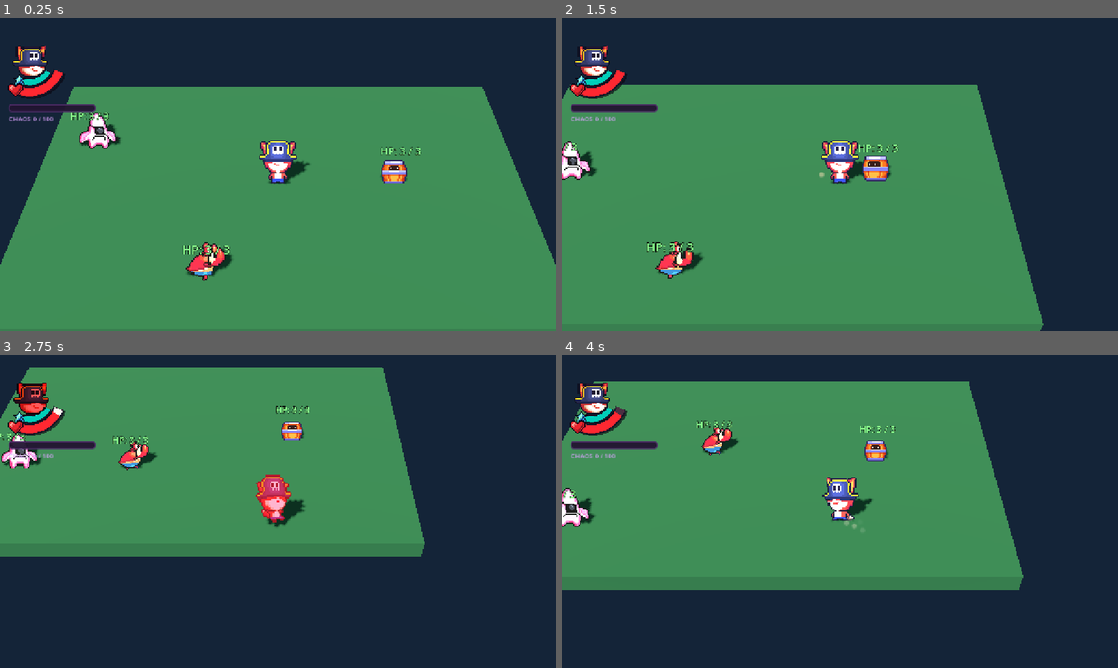
Above: before the commit, frames 1-4 (two rows, left to right).
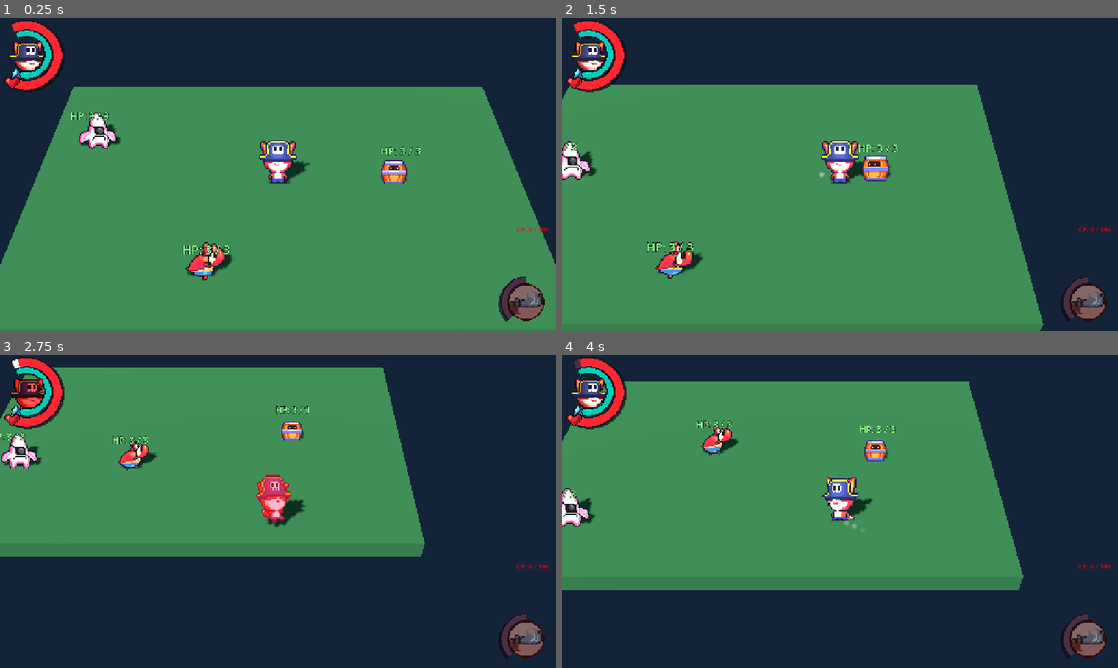
Above: after the commit, the same moments.

Repository: Naathan404/foxy-pirate-the-isle-of-secrets
Game: Godot game, scene res://test/enemy_player_test.tscn
Two runs of this game, one before a commit and one after it. Both use one fixed random seed, a clock stepped at 60 frames per second and the inputs below.
Inputs (mouse positions are in pixels of both pictures, inside the frame that each line leads up to):
- Up to frame 1 (0.25 s): no input
- Up to frame 2 (1.5 s): tap Enter at 0.5 s; move the mouse to (962, 158) at 0.52 s; hold D (right) 0.53-1.28 s; tap Q (charm_slot_q) at 0.6 s; right-click (962, 158) at 0.8 s; move the mouse to (728, 190) at 1.27 s; hold S (down) from 1.28 s (still down); right-click (728, 190) at 1.35 s
- Up to frame 3 (2.75 s): tap Q (charm_slot_q) at 1.55 s; move the mouse to (333, 442) at 2.02 s; release S (down) at 2.03 s; hold D (right) from 2.03 s (still down); tap E (charm_slot_e) at 2.1 s; right-click (333, 442) at 2.3 s
- Up to frame 4 (4 s): move the mouse to (812, 574) at 2.77 s; release D (right) at 2.78 s; hold W (up) 2.78-3.53 s; tap Q (charm_slot_q) at 2.85 s; move the mouse to (1006, 558) at 3.52 s; hold A (left) from 3.53 s (still down); tap Space (charm_slot_space) at 3.6 s; right-click (1006, 558) at 3.8 s

The runs differ from the first frame. In frame 1, 2.9% of the frame differs, in the area x 0-99%, y 1-98%; in frame 2, 3.0%; in frame 3, 3.1%; in frame 4, 3.0%.

Commit message:
feat(ui): chaos bar

Diff:
--- a/data/foxy/foxy_data.tres
+++ b/data/foxy/foxy_data.tres
@@ -4,8 +4,9 @@
 
 [resource]
 script = ExtResource("1_cu3kv")
-max_sp = 350.0
-chaos_per_hit = 100.0
+max_hp = 20
+max_sp = 1000.0
+chaos_per_hit = 34.0
 move_speed = 8.0
 acceleration = 25.0
 deceleration = 25.0
--- a/data/weapon/weapon_dagger.tres
+++ b/data/weapon/weapon_dagger.tres
@@ -14,7 +14,6 @@
 [sub_resource type="Resource" id="Resource_throw"]
 script = ExtResource("1_nasaw")
 attack_scene = ExtResource("4_throw")
-damage_hp = 3
 windup_seconds = 0.15
 active_seconds = 0.05
 recovery_seconds = 0.2
--- a/gameplay/player/hud/player_hud.gd
+++ b/gameplay/player/hud/player_hud.gd
@@ -13,6 +13,11 @@
 # thông số tối đa
 @export_range(1.0, 1000.0) var health_at_full_arc: float = 20.0
 @export_range(1.0, 10000.0) var stamina_at_full_arc: float = 1000.0
+
+@export_group("Chaos Arc Layout")
+@export_range(0.0, 360.0) var chaos_initial_angle: float = 225.0
+@export_range(1.0, 360.0) var chaos_maximum_arc: float = 135.0
+@export_range(1.0, 10000.0) var chaos_at_full_arc: float = 100.0
 
 @export_group("Tooltip")
 ## Thời gian dừng chuột trên cung trước khi hiện current/max.
@@ -39,19 +44,23 @@
 var _pointer_inside: bool = false
 
 # Nền, fill, bóng
-@onready var health_capacity: ArcTooltipBar = $HealthCapacity
-@onready var health_fill: TextureProgressBar = $HealthFill
-@onready var health_shadow: TextureProgressBar = $HealthShadow
-@onready var stamina_capacity: ArcTooltipBar = $StaminaCapacity
-@onready var stamina_fill: TextureProgressBar = $StaminaFill
-@onready var stamina_shadow: TextureProgressBar = $StaminaShadow
+@onready var health_capacity: ArcTooltipBar = $Control/HealthCapacity
+@onready var health_fill: TextureProgressBar = $Control/HealthFill
+@onready var health_shadow: TextureProgressBar = $Control/HealthShadow
+@onready var stamina_capacity: ArcTooltipBar = $Control/StaminaCapacity
+@onready var stamina_fill: TextureProgressBar = $Control/StaminaFill
+@onready var stamina_shadow: TextureProgressBar = $Control/StaminaShadow
 @onready var health_fill_effect: BarFillEffect = $HealthFillEffect
 @onready var stamina_fill_effect: BarFillEffect = $StaminaFillEffect
-@onready var portrait: TextureRect = $Portrait
+@onready var portrait: TextureRect = $Control/Portrait
 @onready var stat_tooltip: PanelContainer = $StatTooltip
 @onready var tooltip_label: Label = $StatTooltip/Value
-@onready var chaos_fill: ProgressBar = $ChaosFill
-@onready var chaos_label: Label = $ChaosLabel
+@onready var chaos_capacity: ArcTooltipBar = $ChaosControl/ChaosCapacity
+@onready var chaos_fill: TextureProgressBar = $ChaosControl/ChaosFill
+@onready var chaos_shadow: TextureProgressBar = $ChaosControl/ChaosShadow
+@onready var chaos_fill_effect: BarFillEffect = $ChaosFillEffect
+@onready var chaos_label: Label = $ChaosControl/ChaosLabel
+@onready var weapon_icon: TextureRect = $ChaosControl/WeaponIcon
 
 
 func _ready() -> void:
@@ -67,17 +76,18 @@
 		health.died.connect(_on_died)
 	if is_instance_valid(stamina):
 		stamina.stamina_changed.connect(_on_stamina_changed)
-
-	_sync_stats.call_deferred()
-
 	if is_instance_valid(chaos):
 		chaos.chaos_changed.connect(_on_chaos_changed)
+
+	_sync_stats.call_deferred()
 
 
 # sync trạng thái
 func _sync_stats() -> void:
 	if is_instance_valid(chaos):
 		_on_chaos_changed(chaos.current, chaos.maximum)
+	else:
+		_on_chaos_changed(chaos_fill.value, chaos_fill.max_value)
 	if is_instance_valid(health):
 		_on_hp_changed(health.get_current_hp(), health.get_max_hp())
 	else:
@@ -116,7 +126,7 @@
 func _update_tooltip(delta: float) -> void:
 	var hovered: ArcTooltipBar = null
 	if is_visible() and _pointer_inside:
-		for bar: ArcTooltipBar in [stamina_capacity, health_capacity]:
+		for bar: ArcTooltipBar in [chaos_capacity, stamina_capacity, health_capacity]:
 			var local_point := (
 				bar.get_global_transform_with_canvas().affine_inverse() * _mouse_position
 			)
@@ -151,7 +161,15 @@
 
 
 func _on_hp_changed(current: int, maximum: int) -> void:
-	_update_arc(health_capacity, health_fill, health_shadow, maximum, health_at_full_arc)
+	_update_arc(
+		health_capacity,
+		health_fill,
+		health_shadow,
+		maximum,
+		health_at_full_arc,
+		initial_angle,
+		maximum_arc
+	)
 	health_fill_effect.set_target(current)
 	_health_ratio = clampf(float(current) / maxf(maximum, 1.0), 0.0, 1.0)
 	health_capacity.set_stat_tooltip("HP: %d / %d" % [current, maximum])
@@ -160,34 +178,53 @@
 
 
 func _on_stamina_changed(current: float, maximum: float) -> void:
-	_update_arc(stamina_capacity, stamina_fill, stamina_shadow, maximum, stamina_at_full_arc)
+	_update_arc(
+		stamina_capacity,
+		stamina_fill,
+		stamina_shadow,
+		maximum,
+		stamina_at_full_arc,
+		initial_angle,
+		maximum_arc
+	)
 	stamina_fill_effect.set_target(current)
 	stamina_capacity.set_stat_tooltip("SP: %d / %d" % [floori(current), floori(maximum)])
 
 
 func _on_chaos_changed(current: float, maximum: float) -> void:
-	chaos_fill.max_value = maxf(1.0, maximum)
-	chaos_fill.value = current
+	# Chaos giữ góc và chiều cung riêng do layout nằm quanh icon ở góc phải.
+	_update_arc(
+		chaos_capacity,
+		chaos_fill,
+		chaos_shadow,
+		maximum,
+		chaos_at_full_arc,
+		chaos_initial_angle,
+		chaos_maximum_arc
+	)
+	chaos_fill_effect.set_target(current)
 	var ready := maximum > 0.0 and current >= maximum
-	chaos_label.text = "CHAOS %d / %d%s" % [
-		floori(current), floori(maximum), "  [RMB]" if ready else ""
-	]
-	chaos_fill.modulate = Color(1.3, 1.1, 1.4) if ready else Color.WHITE
-
-
-# Update visual cuar bar, dùng chung cho tất cả các bar hp và stamina
+	var stat_text := "CP: %d / %d" % [floori(current), floori(maximum)]
+	chaos_capacity.set_stat_tooltip(stat_text + ("  [RMB]" if ready else ""))
+	chaos_label.text = stat_text + ("  [RMB]" if ready else "")
+	weapon_icon.modulate = Color.WHITE if ready else Color(0.55, 0.55, 0.55)
+
+
+# Đồng bộ nền, bóng và cung fill cho HP, SP và CP; mỗi nhóm giữ layout riêng.
 func _update_arc(
 	capacity: TextureProgressBar,
 	fill: TextureProgressBar,
 	shadow: TextureProgressBar,
 	maximum: float,
-	points_at_full_arc: float
+	points_at_full_arc: float,
+	start_angle: float,
+	arc_degrees: float
 ) -> void:
-	var degrees = maximum_arc * clampf(maximum / maxf(points_at_full_arc, 1.0), 0.0, 1.0)
+	var degrees = arc_degrees * clampf(maximum / maxf(points_at_full_arc, 1.0), 0.0, 1.0)
 
 	# Đồng bộ góc và giá trị
 	for bar: TextureProgressBar in [capacity, fill, shadow]:
-		bar.radial_initial_angle = initial_angle
+		bar.radial_initial_angle = start_angle
 		bar.radial_fill_degrees = degrees
 		bar.max_value = maxf(maximum, 1.0)
 
--- a/gameplay/player/hud/player_hud.tscn
+++ b/gameplay/player/hud/player_hud.tscn
@@ -8,7 +8,9 @@
 [ext_resource type="Texture2D" uid="uid://cabuc28nwwic7" path="res://assets/ui/player_hud/heart_icon.png" id="6_wbpoy"]
 [ext_resource type="Script" uid="uid://bemaecxbpwqmt" path="res://gameplay/player/hud/arc_tooltip_bar.gd" id="7_tooltip"]
 [ext_resource type="Script" uid="uid://4ok8iolg8l8g" path="res://gameplay/player/hud/bar_fill_effect.gd" id="8_fill_effect"]
-[ext_resource type="Texture2D" path="res://assets/ui/player_hud/star_icon.png" id="9_star"]
+[ext_resource type="Texture2D" uid="uid://baohqkvbgpkt1" path="res://assets/ui/player_hud/star_icon.png" id="9_star"]
+[ext_resource type="Texture2D" uid="uid://da8vd3qy1guj8" path="res://assets/ui/player_hud/weapon_skills/dagger_throw.png" id="10_3dwmm"]
+[ext_resource type="Texture2D" uid="uid://c7dcqvh327r74" path="res://assets/ui/player_hud/chaos_bar_progress.png" id="10_ftld4"]
 
 [sub_resource type="ShaderMaterial" id="ShaderMaterial_depth"]
 shader = ExtResource("5_depth")
@@ -35,92 +37,70 @@
 shadow_size = 3
 shadow_offset = Vector2(2, 2)
 
-[sub_resource type="StyleBoxFlat" id="StyleBoxFlat_chaos_bg"]
-bg_color = Color(0.13, 0.08, 0.19, 0.95)
-border_width_left = 2
-border_width_right = 2
-border_width_top = 2
-border_width_bottom = 2
-border_color = Color(0.3, 0.17, 0.4, 1)
-corner_radius_top_left = 4
-corner_radius_top_right = 4
-corner_radius_bottom_left = 4
-corner_radius_bottom_right = 4
-
-[sub_resource type="StyleBoxFlat" id="StyleBoxFlat_chaos_fill"]
-bg_color = Color(0.68, 0.27, 0.94, 1)
-corner_radius_top_left = 4
-corner_radius_top_right = 4
-corner_radius_bottom_left = 4
-corner_radius_bottom_right = 4
+[sub_resource type="ShaderMaterial" id="ShaderMaterial_jpyye"]
+shader = ExtResource("5_depth")
+shader_parameter/border_color = Color(0.09, 0.08, 0.15, 1)
+shader_parameter/border_width = 2.0
+shader_parameter/bevel_strength = 0.22
 
 [node name="PlayerHUD" type="CanvasLayer" unique_id=400788151]
 scale = Vector2(1.25, 1.25)
 transform = Transform2D(1.25, 0, 0, 1.25, 0, 0)
 script = ExtResource("1_1qgx4")
 
-[node name="ChaosFill" type="ProgressBar" parent="."]
-offset_left = 16.0
-offset_top = 159.0
-offset_right = 176.0
-offset_bottom = 173.0
-mouse_filter = 2
-show_percentage = false
-theme_override_styles/background = SubResource("StyleBoxFlat_chaos_bg")
-theme_override_styles/fill = SubResource("StyleBoxFlat_chaos_fill")
-
-[node name="ChaosLabel" type="Label" parent="."]
-offset_left = 16.0
-offset_top = 177.0
-offset_right = 210.0
-offset_bottom = 197.0
-mouse_filter = 2
-theme_override_colors/font_color = Color(0.86, 0.64, 1, 1)
-theme_override_font_sizes/font_size = 12
-text = "CHAOS 0 / 100"
-
-[node name="HealthShadow" type="TextureProgressBar" parent="." unique_id=641189182]
-texture_filter = 1
-offset_left = -10.599999
-offset_top = 12.4
-offset_right = 121.4
-offset_bottom = 144.4
+[node name="Control" type="Control" parent="." unique_id=205009594]
+layout_mode = 3
+anchors_preset = 0
+offset_left = -3.2
+offset_top = 2.3999999
+offset_right = 36.8
+offset_bottom = 42.4
+scale = Vector2(1, 0.952)
+
+[node name="HealthShadow" type="TextureProgressBar" parent="Control" unique_id=641189182]
+texture_filter = 1
+layout_mode = 0
+offset_left = -13.8
+offset_top = 3.600006
+offset_right = 118.2
+offset_bottom = 135.6
 scale = Vector2(1.035, 1.035)
 mouse_filter = 2
 max_value = 8.0
 value = 8.0
 fill_mode = 5
 radial_initial_angle = 200.0
-radial_fill_degrees = 180.0
+radial_fill_degrees = 225.0
 texture_progress = ExtResource("2_qfbhl")
-tint_progress = Color(0.035, 0.03, 0.065, 0.65)
-
-[node name="HealthCapacity" type="TextureProgressBar" parent="." unique_id=1760465858]
-texture_filter = 1
-material = SubResource("ShaderMaterial_depth")
-offset_left = -13.6
-offset_top = 10.4
-offset_right = 118.4
-offset_bottom = 142.4
+tint_progress = Color(0.03529412, 0.03137255, 0.06666667, 0.6509804)
+
+[node name="HealthCapacity" type="TextureProgressBar" parent="Control" unique_id=1760465858]
+texture_filter = 1
+material = SubResource("ShaderMaterial_depth")
+layout_mode = 0
+offset_left = -16.8
+offset_top = 1.6000061
+offset_right = 115.2
+offset_bottom = 133.6
 scale = Vector2(1.035, 1.035)
 mouse_filter = 2
 max_value = 8.0
 value = 8.0
 fill_mode = 5
 radial_initial_angle = 200.0
-radial_fill_degrees = 180.0
+radial_fill_degrees = 225.0
 texture_progress = ExtResource("2_qfbhl")
 tint_progress = Color(0.29411766, 0.1882353, 0.25882354, 1)
 script = ExtResource("7_tooltip")
 
-[node name="HealthWhiteFill" type="TextureProgressBar" parent="." unique_id=899226297]
-visible = false
-texture_filter = 1
-material = SubResource("ShaderMaterial_depth")
-offset_left = -13.6
-offset_top = 10.4
-offset_right = 118.4
-offset_bottom = 142.4
+[node name="HealthWhiteFill" type="TextureProgressBar" parent="Control" unique_id=899226297]
+texture_filter = 1
+material = SubResource("ShaderMaterial_depth")
+layout_mode = 0
+offset_left = -15.999998
+offset_top = 0.8403364
+offset_right = 116.0
+offset_bottom = 132.84033
 scale = Vector2(1.035, 1.035)
 mouse_filter = 2
 max_value = 8.0
@@ -128,17 +108,18 @@
 value = 8.0
 fill_mode = 5
 radial_initial_angle = 200.0
-radial_fill_degrees = 180.0
+radial_fill_degrees = 225.0
 texture_progress = ExtResource("2_qfbhl")
 tint_progress = Color(1, 0.98, 0.94, 1)
 
-[node name="HealthFill" type="TextureProgressBar" parent="." unique_id=2049828053]
-texture_filter = 1
-material = SubResource("ShaderMaterial_depth")
-offset_left = -13.6
-offset_top = 10.4
-offset_right = 118.4
-offset_bottom = 142.4
+[node name="HealthFill" type="TextureProgressBar" parent="Control" unique_id=2049828053]
+texture_filter = 1
+material = SubResource("ShaderMaterial_depth")
+layout_mode = 0
+offset_left = -16.8
+offset_top = 1.6000061
+offset_right = 115.2
+offset_bottom = 133.6
 scale = Vector2(1.035, 1.035)
 mouse_filter = 2
 max_value = 8.0
@@ -149,12 +130,13 @@
 texture_progress = ExtResource("2_qfbhl")
 tint_progress = Color(1, 0.15786946, 0.19423172, 1)
 
-[node name="StaminaShadow" type="TextureProgressBar" parent="." unique_id=27609384]
-texture_filter = 1
-offset_left = 8.400003
-offset_top = 29.800001
-offset_right = 104.4
-offset_bottom = 125.8
+[node name="StaminaShadow" type="TextureProgressBar" parent="Control" unique_id=27609384]
+texture_filter = 1
+layout_mode = 0
+offset_left = 5.2000027
+offset_top = 21.0
+offset_right = 101.200005
+offset_bottom = 117.000015
 scale = Vector2(1.01, 1.01)
 mouse_filter = 2
 max_value = 300.0
@@ -162,13 +144,35 @@
 value = 300.0
 fill_mode = 5
 radial_initial_angle = 200.0
-radial_fill_degrees = 180.0
+radial_fill_degrees = 225.0
 texture_progress = ExtResource("3_nc5hm")
 tint_progress = Color(0.035, 0.03, 0.065, 0.65)
 
-[node name="StaminaCapacity" type="TextureProgressBar" parent="." unique_id=243615673]
-texture_filter = 1
-material = SubResource("ShaderMaterial_depth")
+[node name="StaminaCapacity" type="TextureProgressBar" parent="Control" unique_id=243615673]
+texture_filter = 1
+material = SubResource("ShaderMaterial_depth")
+layout_mode = 0
+offset_left = 3.2000048
+offset_top = 20.0
+offset_right = 99.200005
+offset_bottom = 116.000015
+scale = Vector2(1.01, 1.01)
+mouse_filter = 2
+max_value = 300.0
+step = 0.0
+value = 300.0
+fill_mode = 5
+radial_initial_angle = 200.0
+radial_fill_degrees = 225.0
+texture_progress = ExtResource("3_nc5hm")
+tint_progress = Color(0.14509805, 0.24313726, 0.28235295, 1)
+script = ExtResource("7_tooltip")
+
+[node name="StaminaWhiteFill" type="TextureProgressBar" parent="Control" unique_id=31840758]
+visible = false
+texture_filter = 1
+material = SubResource("ShaderMaterial_depth")
+layout_mode = 0
 offset_left = 6.4000053
 offset_top = 28.8
 offset_right = 102.40001
@@ -180,37 +184,18 @@
 value = 300.0
 fill_mode = 5
 radial_initial_angle = 200.0
-radial_fill_degrees = 180.0
-texture_progress = ExtResource("3_nc5hm")
-tint_progress = Color(0.14509805, 0.24313726, 0.28235295, 1)
-script = ExtResource("7_tooltip")
-
-[node name="StaminaWhiteFill" type="TextureProgressBar" parent="." unique_id=31840758]
-visible = false
-texture_filter = 1
-material = SubResource("ShaderMaterial_depth")
-offset_left = 6.4000053
-offset_top = 28.8
-offset_right = 102.40001
-offset_bottom = 124.8
-scale = Vector2(1.01, 1.01)
-mouse_filter = 2
-max_value = 300.0
-step = 0.0
-value = 300.0
-fill_mode = 5
-radial_initial_angle = 200.0
-radial_fill_degrees = 180.0
+radial_fill_degrees = 225.0
 texture_progress = ExtResource("3_nc5hm")
 tint_progress = Color(1, 0.98, 0.94, 1)
 
-[node name="StaminaFill" type="TextureProgressBar" parent="." unique_id=1401183928]
-texture_filter = 1
-material = SubResource("ShaderMaterial_depth")
-offset_left = 6.4000053
-offset_top = 28.8
-offset_right = 102.40001
-offset_bottom = 124.8
+[node name="StaminaFill" type="TextureProgressBar" parent="Control" unique_id=1401183928]
+texture_filter = 1
+material = SubResource("ShaderMaterial_depth")
+layout_mode = 0
+offset_left = 3.2000048
+offset_top = 20.0
+offset_right = 99.200005
+offset_bottom = 116.000015
 scale = Vector2(1.01, 1.01)
 mouse_filter = 2
 max_value = 300.0
@@ -222,43 +207,46 @@
 texture_progress = ExtResource("3_nc5hm")
 tint_progress = Color(1.92523e-07, 0.8071112, 0.72439545, 1)
 
+[node name="Portrait" type="TextureRect" parent="Control" unique_id=1664021248]
+texture_filter = 1
+layout_mode = 0
+offset_left = 19.200003
+offset_top = 40.799973
+offset_right = 87.200005
+offset_bottom = 102.79991
+mouse_filter = 2
+texture = ExtResource("4_nc5hm")
+
+[node name="Stamina_Icon" type="TextureRect" parent="Control" unique_id=993706071]
+texture_filter = 1
+layout_mode = 0
+offset_left = 20.799997
+offset_top = 92.0
+offset_right = 52.799995
+offset_bottom = 124.0
+scale = Vector2(0.75, 0.75)
+mouse_filter = 2
+texture = ExtResource("9_star")
+
+[node name="Heart_Icon" type="TextureRect" parent="Control" unique_id=64362042]
+texture_filter = 1
+layout_mode = 0
+offset_left = 9.6
+offset_top = 107.199936
+offset_right = 41.6
+offset_bottom = 139.19994
+mouse_filter = 2
+texture = ExtResource("6_wbpoy")
+
 [node name="HealthFillEffect" type="Node" parent="." unique_id=1923965799 node_paths=PackedStringArray("color_fill", "white_fill")]
 script = ExtResource("8_fill_effect")
-color_fill = NodePath("../HealthFill")
-white_fill = NodePath("../HealthWhiteFill")
+color_fill = NodePath("../Control/HealthFill")
+white_fill = NodePath("../Control/HealthWhiteFill")
 
 [node name="StaminaFillEffect" type="Node" parent="." unique_id=911174400 node_paths=PackedStringArray("color_fill", "white_fill")]
 script = ExtResource("8_fill_effect")
-color_fill = NodePath("../StaminaFill")
-white_fill = NodePath("../StaminaWhiteFill")
-
-[node name="Portrait" type="TextureRect" parent="." unique_id=1664021248]
-texture_filter = 1
-offset_left = 22.4
-offset_top = 49.599995
-offset_right = 90.4
-offset_bottom = 111.59999
-mouse_filter = 2
-texture = ExtResource("4_nc5hm")
-
-[node name="Stamina_Icon" type="TextureRect" parent="." unique_id=993706071]
-texture_filter = 1
-offset_left = 23.999994
-offset_top = 100.8
-offset_right = 55.999992
-offset_bottom = 132.8
-scale = Vector2(0.75, 0.75)
-mouse_filter = 2
-texture = ExtResource("9_star")
-
-[node name="Heart_Icon" type="TextureRect" parent="." unique_id=64362042]
-texture_filter = 1
-offset_left = 12.800001
-offset_top = 115.99999
-offset_right = 44.800003
-offset_bottom = 148.0
-mouse_filter = 2
-texture = ExtResource("6_wbpoy")
+color_fill = NodePath("../Control/StaminaFill")
+white_fill = NodePath("../Control/StaminaWhiteFill")
 
 [node name="StatTooltip" type="PanelContainer" parent="." unique_id=1913083073]
 z_index = 100
@@ -271,3 +259,105 @@
 layout_mode = 2
 theme_override_colors/font_color = Color(0.98, 0.96, 0.9, 1)
 theme_override_font_sizes/font_size = 14
+
+[node name="ChaosControl" type="Control" parent="." unique_id=1488264354]
+layout_mode = 3
+anchors_preset = 0
+offset_left = 919.99994
+offset_top = 517.6
+offset_right = 920.99994
+offset_bottom = 537.6
+mouse_filter = 2
+
+[node name="ChaosLabel" type="Label" parent="ChaosControl" unique_id=1307458076]
+layout_mode = 0
+offset_left = 7.200012
+offset_top = -138.4
+offset_right = 91.20007
+offset_bottom = -118.399994
+mouse_filter = 2
+theme_override_colors/font_color = Color(1, 0, 0, 1)
+theme_override_font_sizes/font_size = 12
+text = "CP: 0 / 100"
+horizontal_alignment = 2
+
+[node name="ChaosShadow" type="TextureProgressBar" parent="ChaosControl" unique_id=258191833]
+texture_filter = 1
+layout_mode = 0
+offset_left = -2.3999264
+offset_top = -39.999966
+offset_right = 93.600075
+offset_bottom = 56.000034
+mouse_filter = 2
+value = 100.0
+fill_mode = 4
+radial_initial_angle = 225.0
+radial_fill_degrees = 135.0
+texture_progress = ExtResource("10_ftld4")
+tint_progress = Color(0.03529412, 0.03137255, 0.06666667, 0.6509804)
+
+[node name="ChaosCapacity" type="TextureProgressBar" parent="ChaosControl" unique_id=876486984]
+texture_filter = 1
+material = SubResource("ShaderMaterial_jpyye")
+layout_mode = 0
+offset_left = 0.80006385
+offset_top = -43.199986
+offset_right = 96.800064
+offset_bottom = 52.800014
+mouse_filter = 2
+value = 100.0
+fill_mode = 4
+radial_initial_angle = 225.0
+radial_fill_degrees = 135.0
+texture_progress = ExtResource("10_ftld4")
+tint_progress = Color(0.29411766, 0.1882353, 0.25882354, 1)
+script = ExtResource("7_tooltip")
+
+[node name="ChaosWhiteFill" type="TextureProgressBar" parent="ChaosControl" unique_id=386422248]
+visible = false
+texture_filter = 1
+material = SubResource("ShaderMaterial_jpyye")
+layout_mode = 0
+offset_left = 0.80006385
+offset_top = -43.199986
+offset_right = 96.800064
+offset_bottom = 52.800014
+mouse_filter = 2
+step = 0.0
+value = 100.0
+fill_mode = 4
+radial_initial_angle = 225.0
+radial_fill_degrees = 135.0
+texture_progress = ExtResource("10_ftld4")
+tint_progress = Color(1, 0.98, 0.94, 1)
+
+[node name="ChaosFill" type="TextureProgressBar" parent="ChaosControl"]
+texture_filter = 1
+material = SubResource("ShaderMaterial_jpyye")
+layout_mode = 0
+offset_left = 0.80006385
+offset_top = -43.199986
+offset_right = 96.800064
+offset_bottom = 52.800014
+mouse_filter = 2
+step = 0.0
+fill_mode = 4
+radial_initial_angle = 225.0
+radial_fill_degrees = 135.0
+texture_progress = ExtResource("10_ftld4")
+tint_progress = Color(1, 0.60784316, 0.28235295, 1)
+
+[node name="WeaponIcon" type="TextureRect" parent="ChaosControl" unique_id=763200509]
+texture_filter = 1
+layout_mode = 0
+offset_left = 15.200012
+offset_top = -28.799988
+offset_right = 83.20001
+offset_bottom = 39.200012
+mouse_filter = 2
+texture = ExtResource("10_3dwmm")
+
+[node name="ChaosFillEffect" type="Node" parent="." node_paths=PackedStringArray("color_fill", "white_fill")]
+script = ExtResource("8_fill_effect")
+color_fill = NodePath("../ChaosControl/ChaosFill")
+white_fill = NodePath("../ChaosControl/ChaosWhiteFill")
--- a/project.godot
+++ b/project.godot
@@ -70,7 +70,12 @@
 "events": [Object(InputEventKey,"resource_local_to_scene":false,"resource_name":"","device":-1,"window_id":0,"alt_press …(192 unchanged characters)…
 ]
 }
-charm_slot_q={
+secondary_attack={
+"deadzone": 0.2,
+"events": [Object(InputEventMouseButton,"resource_local_to_scene":false,"resource_name":"","device":-1,"window_id":0,"alt_pressed":false,"shift_pressed":false,"ctrl_pressed":false,"meta_pressed":false,"button_mask":0,"position":Vector2(0, 0),"global_position":Vector2(0, 0),"factor":1.0,"button_index":2,"canceled":false,"pressed":true,"double_click":false,"script":null)
+]
+}
+<<<<<<<HEADcharm_slot_q={
 "deadzone": 0.2,
 "events": [Object(InputEventKey,"resource_local_to_scene":false,"resource_name":"","device":-1,"window_id":0,"alt_press …(192 unchanged characters)…
 ]
@@ -80,14 +85,14 @@
 "events": [Object(InputEventKey,"resource_local_to_scene":false,"resource_name":"","device":-1,"window_id":0,"alt_press …(191 unchanged characters)…
 ]
 }
+charm_slot_q={
+"deadzone": 0.2,
+"events": [Object(InputEventKey,"resource_local_to_scene":false,"resource_name":"","device":-1,"window_id":0,"alt_pressed":false,"shift_pressed":false,"ctrl_pressed":false,"meta_pressed":false,"pressed":false,"keycode":0,"physical_keycode":81,"key_label":0,"unicode":113,"location":0,"echo":false,"script":null)
+]
+}
 charm_slot_e={
 "deadzone": 0.2,
 "events": [Object(InputEventKey,"resource_local_to_scene":false,"resource_name":"","device":-1,"window_id":0,"alt_press …(192 unchanged characters)…
-]
-}
-secondary_attack={
-"deadzone": 0.2,
-"events": [Object(InputEventMouseButton,"resource_local_to_scene":false,"resource_name":"","device":-1,"window_id":0,"alt_pressed":false,"shift_pressed":false,"ctrl_pressed":false,"meta_pressed":false,"button_mask":0,"position":Vector2(0, 0),"global_position":Vector2(0, 0),"factor":1.0,"button_index":2,"canceled":false,"pressed":true,"double_click":false,"script":null)
 ]
 }
 
--- a/test/chaos_test.gd
+++ b/test/chaos_test.gd
@@ -88,7 +88,7 @@
 		await frames(40)
 	check(enemy.hp.current_hp == 95, "Melee must deal damage once per attack")
 	check(player.chaos.current == 100.0, "Five confirmed hits must fill chaos")
-	check(player.get_node("PlayerHUD/ChaosLabel").text.contains("[RMB]"),
+	check(player.get_node("PlayerHUD/ChaosControl/ChaosLabel").text.contains("[RMB]"),
 		"Full chaos must show the activation hint")
 
 	enemy.position.z = -4.0
Binary file added: assets/ui/player_hud/chaos_bar_progress.png
Not shown, added: assets/ui/player_hud/chaos_bar_progress.png.import
Binary file added: assets/ui/player_hud/chaos_icon.png
Not shown, added: assets/ui/player_hud/chaos_icon.png.import
Binary file added: assets/ui/player_hud/weapon_skills/dagger_throw.png
Not shown, added: assets/ui/player_hud/weapon_skills/dagger_throw.png.import
Not shown, changed: docs/business-logic/charm_system.md
Not shown, added: docs/business-logic/player_business_logic.md
Not shown, added: docs/business-logic/weapon_business_logic.md
